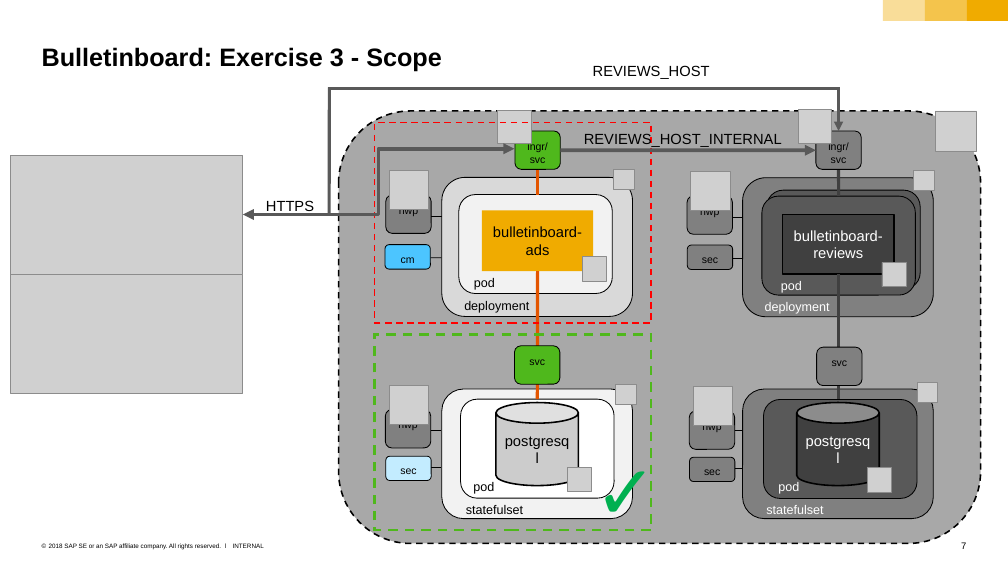
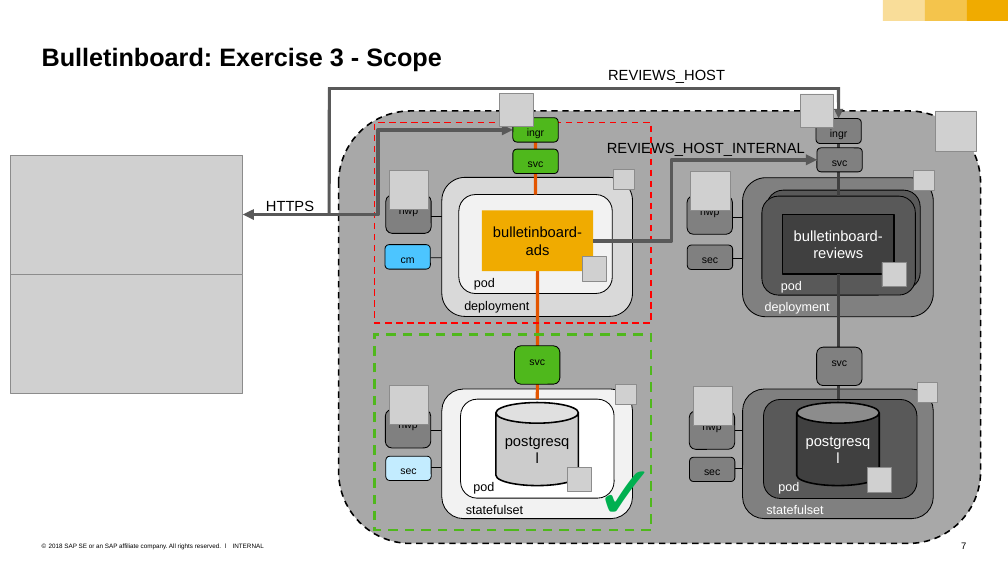
Before and after one commit to cuijiyao01/docker-k8s-training, a slide deck: slide 7 of sample-app/bulletinboard-in-k8s_exercises.pptx. Drawn at 1008x567 pixels with LibreOffice and Linux fonts; fonts in the diff are those of the drawing; grey boxes stand for pictures; background and template pictures are left out. Boxes give left, top, right and bottom in pixels: in the first picture for what was removed or moved away, otherwise in the second. Text is boxed around its words. In the diff, an @@ line names an element or a change of style, - is before the commit and + after.

```diff
--- a/sample-app/bulletinboard-in-k8s_exercises.pptx
+++ b/sample-app/bulletinboard-in-k8s_exercises.pptx
@@ text "REVIEWS_HOST": place and size @@
-text "REVIEWS_HOST" at (593, 65, 710, 79)
+text "REVIEWS_HOST" at (608, 69, 725, 83)
@@ arrow moved from (838, 87) - (838, 131) to (838, 87) - (839, 119) @@
@@ picture: place and size @@
-picture at (497, 110, 530, 144)
+picture at (499, 94, 533, 127)
@@ rounded rectangle added at (513, 118, 558, 142), fill #4FB81C, outline #000000 0.79 pt, 10 pt, text #000000 @@
+ingr
@@ picture: place and size @@
-picture at (798, 110, 831, 143)
+picture at (800, 94, 833, 127)
@@ rounded rectangle "ingr": place and size @@
-rounded rectangle "ingr" at (815, 131, 861, 169)
+rounded rectangle "ingr" at (816, 119, 861, 144)
@@ elbow double arrow moved from (243, 215) - (515, 149) to (243, 215) - (513, 130) @@
@@ rounded rectangle "svc": place and size @@
-rounded rectangle "svc" at (515, 131, 560, 169)
+rounded rectangle "svc" at (513, 149, 558, 173)
@@ line moved from (537, 169) - (537, 194) to (536, 142) - (536, 194) @@
@@ text "REVIEWS_HOST_INTERNAL": place and size @@
-text "REVIEWS_HOST_INTERNAL" at (584, 134, 782, 147)
+text "REVIEWS_HOST_INTERNAL" at (607, 141, 805, 156)
@@ rounded rectangle added at (817, 148, 862, 172), fill #808080, outline #000000 0.79 pt, 10 pt, text #000000 @@
+svc
@@ text in rounded rectangle at (830, 131, 847, 139): text changed @@
-ingr/svc
+ingr
@@ line moved from (838, 169) - (839, 196) to (839, 144) - (839, 196) @@
@@ text in rounded rectangle at (528, 161, 544, 167): text changed @@
-ingr/
-svc
+svc
@@ arrow moved from (560, 150) - (815, 150) to (593, 240) - (817, 159) @@
@@ arrow (593, 240) - (817, 159): arrow to elbow arrow @@
```
Also in this commit, not shown: 2 other slides changed, 1 other file.
